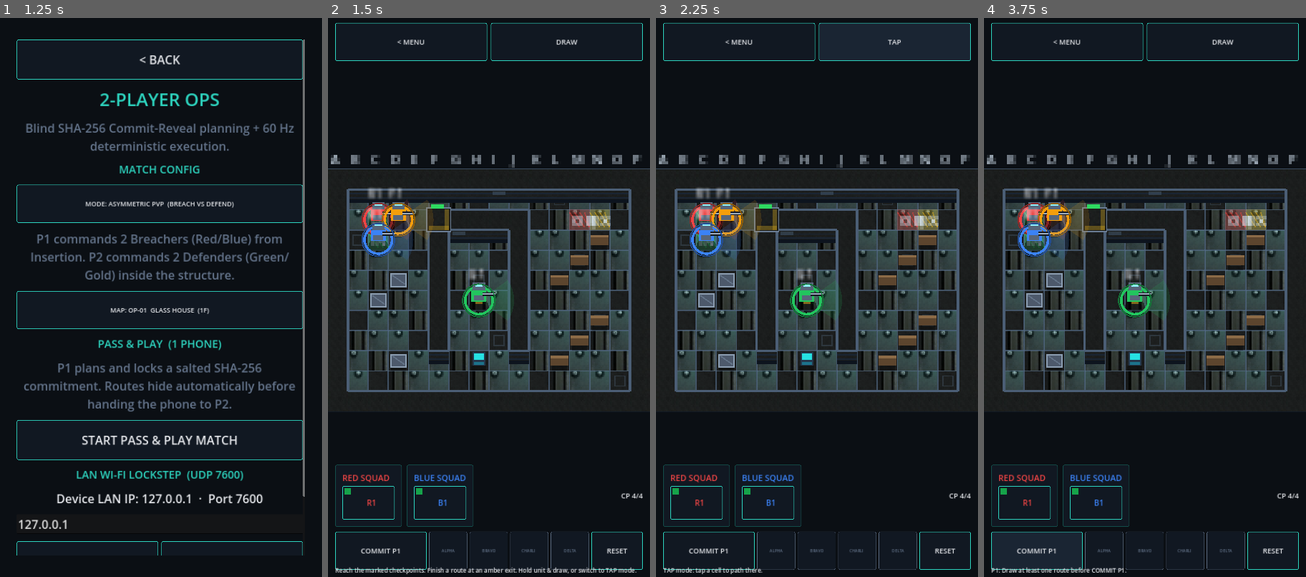
Above: before the commit, frames 1-4 (left to right).
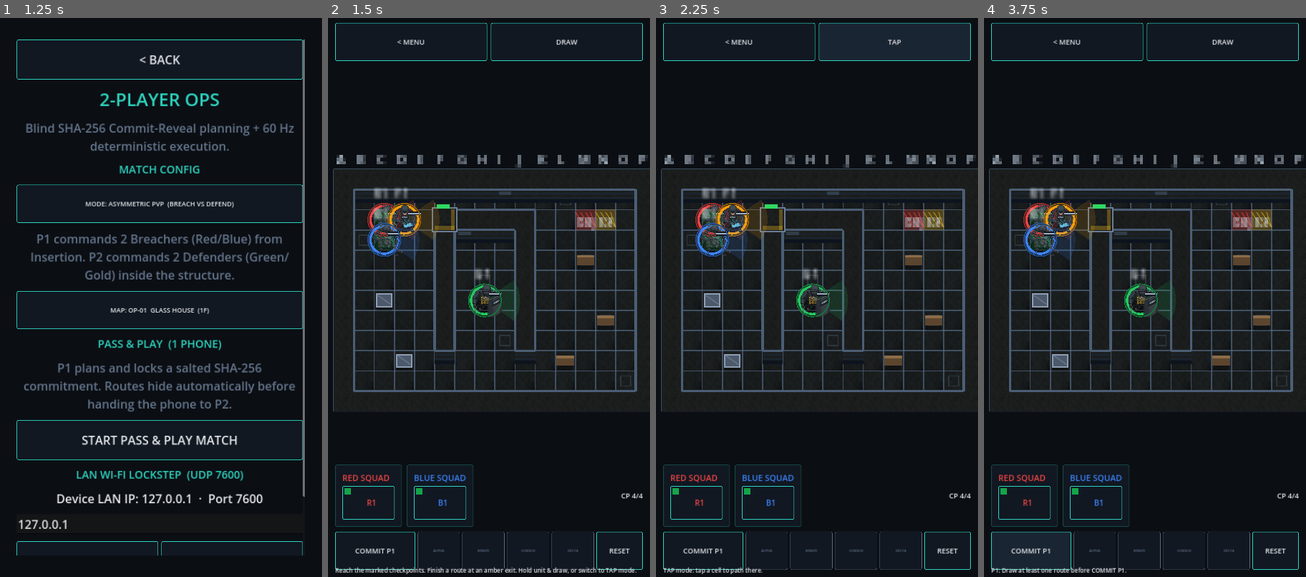
Above: after the commit, the same moments.

Repository: GhostMan612/TacPlanShooter
Game: Godot game, scene res://scenes/splash.tscn
The game is run twice, just before and just after one commit, with the same random seed, the same clock (stepped at 60 frames per second) and the same inputs.
Inputs (mouse positions are in pixels of both pictures, inside the frame that each line leads up to):
- Up to frame 1 (1.25 s): tap Enter at 0.5 s; move the mouse to (231, 263) at 0.52 s; hold Right (ui_right) from 0.53 s (still down); click (231, 263) at 0.67 s
- Up to frame 2 (1.5 s): release Right (ui_right) at 1.25 s; click "START PASS & PLAY MATCH" at 1.25 s
- Up to frame 3 (2.25 s): click "DRAW" at 2 s
- Up to frame 4 (3.75 s): click "TAP" at 2.75 s; click "COMMIT P1" at 3.5 s

Frame 1 is identical in both runs. In frame 2, 20% of the frame differs, in the area x 0-100%, y 24-99%; in frame 3, 20%; in frame 4, 20%.

Commit message:
fix(visual): flat-only atlas floor plates with subtle tint; 8px centered zone labels; alpha-keyed operator PNGs (Pillow flood-fill, 30-36k px each); prop density /8; +20px camera margin; 11px go-code font + narrowed EXECUTE/RESET

Diff:
--- a/scripts/planning/map_renderer.gd
+++ b/scripts/planning/map_renderer.gd
@@ -120,8 +120,9 @@
 	draw_rect(r, _cell_color(c), true)
 	if hd_atlas != null:
 		var h := (c.x * 73856093) ^ (c.y * 19349663)
-		var src := Rect2(float((h & 3) * 16), 176.0, 16.0, 16.0)
-		draw_texture_rect_region(hd_atlas, r, src, hd_modulate)
+		var src := Rect2(float((h & 1) * 16), 16.0, 16.0, 16.0)
+		var tint := Color(0.94, 0.96, 1.0, 1.0) if (h & 2) == 0 else Color(0.86, 0.90, 0.95, 1.0)
+		draw_texture_rect_region(hd_atlas, r, src, hd_modulate * tint)
 	draw_line(r.position, Vector2(r.end.x, r.position.y), BEVEL_HI, 1.0)
 	draw_line(r.position, Vector2(r.position.x, r.end.y), BEVEL_HI, 1.0)
 	draw_line(Vector2(r.position.x, r.end.y), r.end, BEVEL_LO, 1.0)
@@ -209,7 +210,7 @@
 			var ox := float(k) * s * 0.25
 			draw_line(r.position + Vector2(ox, 2.0), r.position + Vector2(minf(ox + 8.0, s), s - 2.0), Color(col.r, col.g, col.b, 0.45), 1.0)
 			k += 1
-		draw_string(ThemeDB.fallback_font, r.position + Vector2(2.0, s - 3.0), label, HORIZONTAL_ALIGNMENT_LEFT, -1, 11, INK)
+		draw_string(ThemeDB.fallback_font, r.position + Vector2(0.0, s - 2.0), label, HORIZONTAL_ALIGNMENT_CENTER, s, 8, INK)
 
 
 func _draw_zones(s: float) -> void:
--- a/scripts/planning/planning_root.gd
+++ b/scripts/planning/planning_root.gd
@@ -199,7 +199,7 @@
 	var map_px_x := float(map.width_cells * SimConstants.GRID_CELL_SIZE_PX)
 	var vp_x := get_viewport_rect().size.x
 	camera.apply_uniform_zoom(vp_x / map_px_x)
-	camera.position = Vector2(map_px_x * 0.5, camera.position.y)
+	camera.position = Vector2(map_px_x * 0.5 - 20.0 / maxf(camera.zoom.x, 0.01), camera.position.y)
 	camera.clamp_to_limits()
 
 
@@ -382,8 +382,8 @@
 	_charlie_button = UiKit.button("CHARLIE", _on_charlie_pressed, settings)
 	_delta_button = UiKit.button("DELTA", _on_delta_pressed, settings)
 	_reset_button = UiKit.button("RESET", _on_reset_pressed, settings)
-	_execute_button.size_flags_stretch_ratio = 2.4
-	_reset_button.size_flags_stretch_ratio = 1.35
+	_execute_button.size_flags_stretch_ratio = 1.9
+	_reset_button.size_flags_stretch_ratio = 1.1
 	for b in [_execute_button, _alpha_button, _bravo_button, _charlie_button, _delta_button, _reset_button]:
 		b.add_theme_font_size_override("font_size", 24)
 		b.clip_text = true
@@ -1154,7 +1154,7 @@
 			b.disabled = result_visible or (not executing and _selected_node == RoutePlanner.NO_CELL)
 			var names := ["ALPHA", "BRAVO", "CHARLIE", "DELTA"]
 			b.text = names[i]
-			b.add_theme_font_size_override("font_size", 13)
+			b.add_theme_font_size_override("font_size", 11)
 	if controller != null:
 		controller.routing_enabled = not executing and not result_visible
 	_refresh_node_menu()
--- a/scripts/planning/prop_layer.gd
+++ b/scripts/planning/prop_layer.gd
@@ -27,7 +27,7 @@
 			if _is_zone(c) or _near_spawn(c) or _near_wall(c):
 				continue
 			var h := (x * 73856093) ^ (y * 19349663)
-			if (h & 3) != 0:
+			if (h & 7) != 0:
 				continue
 			entries.append({"cell": c, "kind": (h >> 4) & 3, "y": y})
 	entries.sort_custom(_sort_by_y)
Binary file added: assets/sprites/op_breacher.png
Binary file added: assets/sprites/op_heavy.png
Binary file added: assets/sprites/op_pointman.png
Binary file added: assets/sprites/op_tech.png
